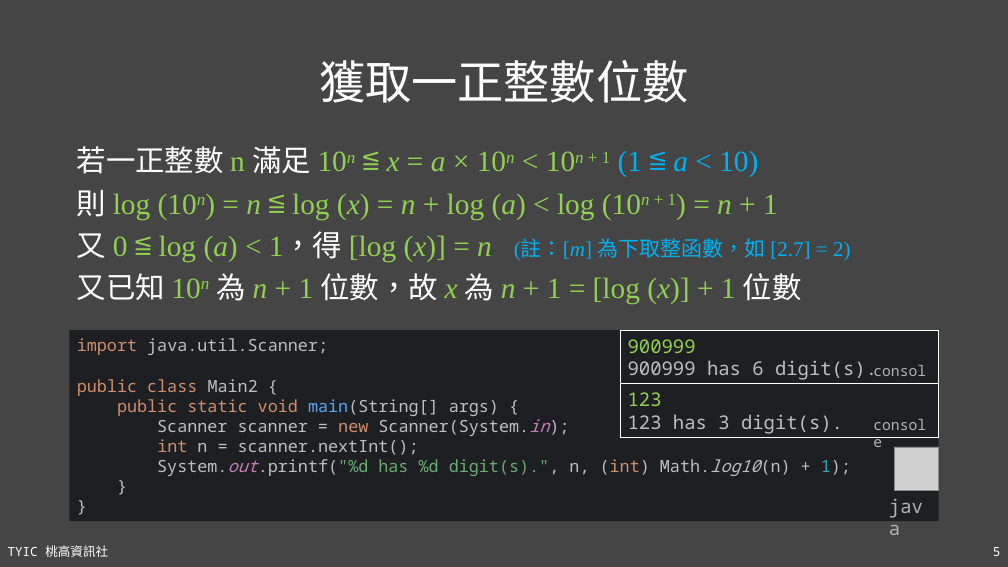
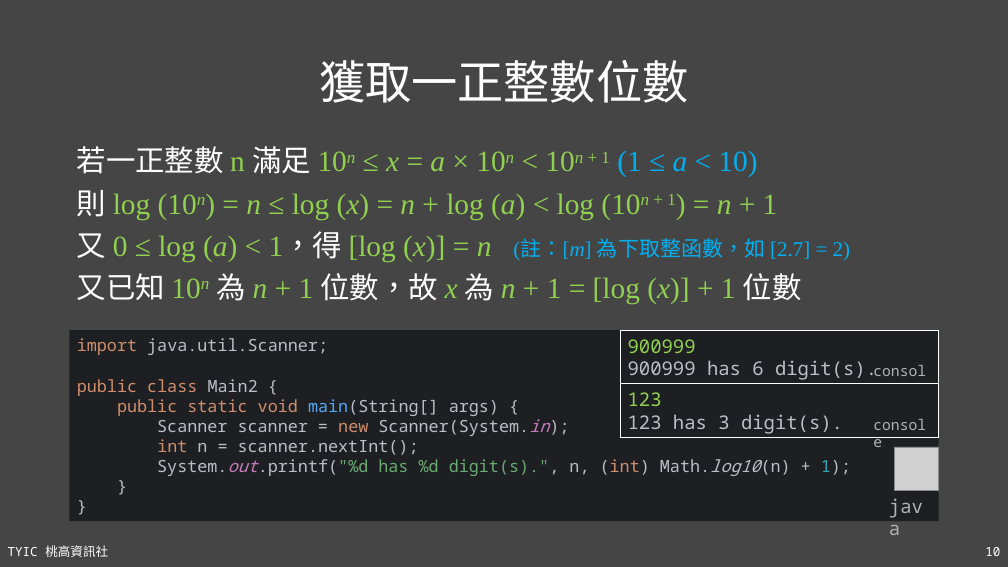
Before and after one commit to TYSHIC/slides, a slide deck: slide 10 of ppt/90_基礎資料結構與演算法.pptx (slide 5 before the commit). Drawn at 1008x567 pixels with LibreOffice and Linux fonts; fonts in the diff are those of the drawing; grey boxes stand for pictures. Boxes give left, top, right and bottom in pixels: in the first picture for what was removed or moved away, otherwise in the second. Text is boxed around its words. In the diff, an @@ line names an element or a change of style, - is before the commit and + after.

```diff
--- a/ppt/90_基礎資料結構與演算法.pptx
+++ b/ppt/90_基礎資料結構與演算法.pptx
@@ text at bbox=[77, 146, 851, 262]: text changed @@
-若一正整數 n 滿足 10n ≦ x = a × 10n < 10n + 1 (1 ≦ a < 10)
-則 log (10n) = n ≦ log (x) = n + log (a) < log (10n + 1) = n + 1
-又 0 ≦ log (a) < 1，得 [log (x)] = n (註：[m] 為下取整函數，如 [2.7] = 2)
+若一正整數 n 滿足 10n ≤ x = a × 10n < 10n + 1 (1 ≤ a < 10)
+則 log (10n) = n ≤ log (x) = n + log (a) < log (10n + 1) = n + 1
+又 0 ≤ log (a) < 1，得 [log (x)] = n (註：[m] 為下取整函數，如 [2.7] = 2)
@@ page number at bbox=[985, 547, 1000, 556]: text changed @@
-5
+10
```
Also in this commit, not shown: 4 other slides changed, 9 slides added, 1 other file.
